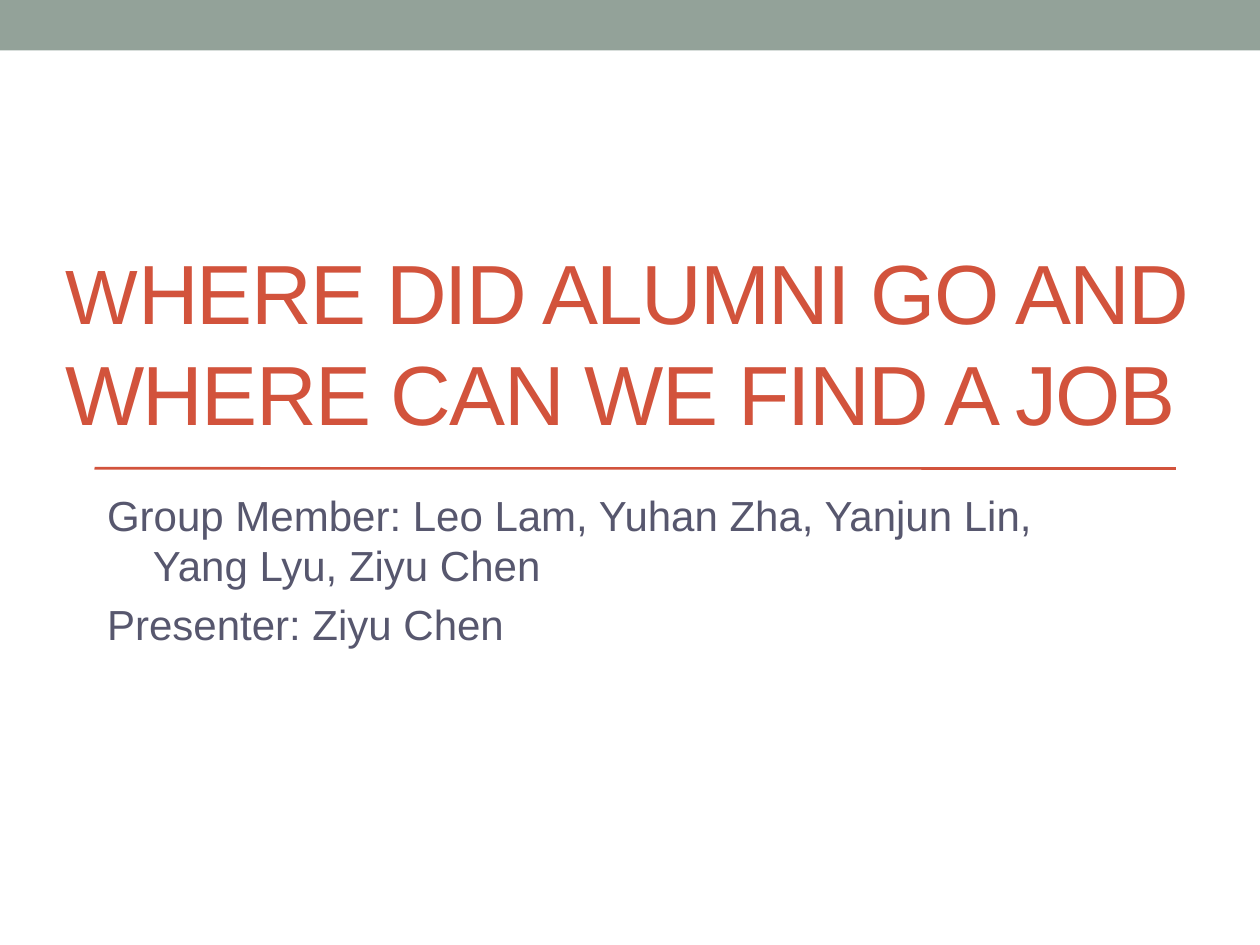
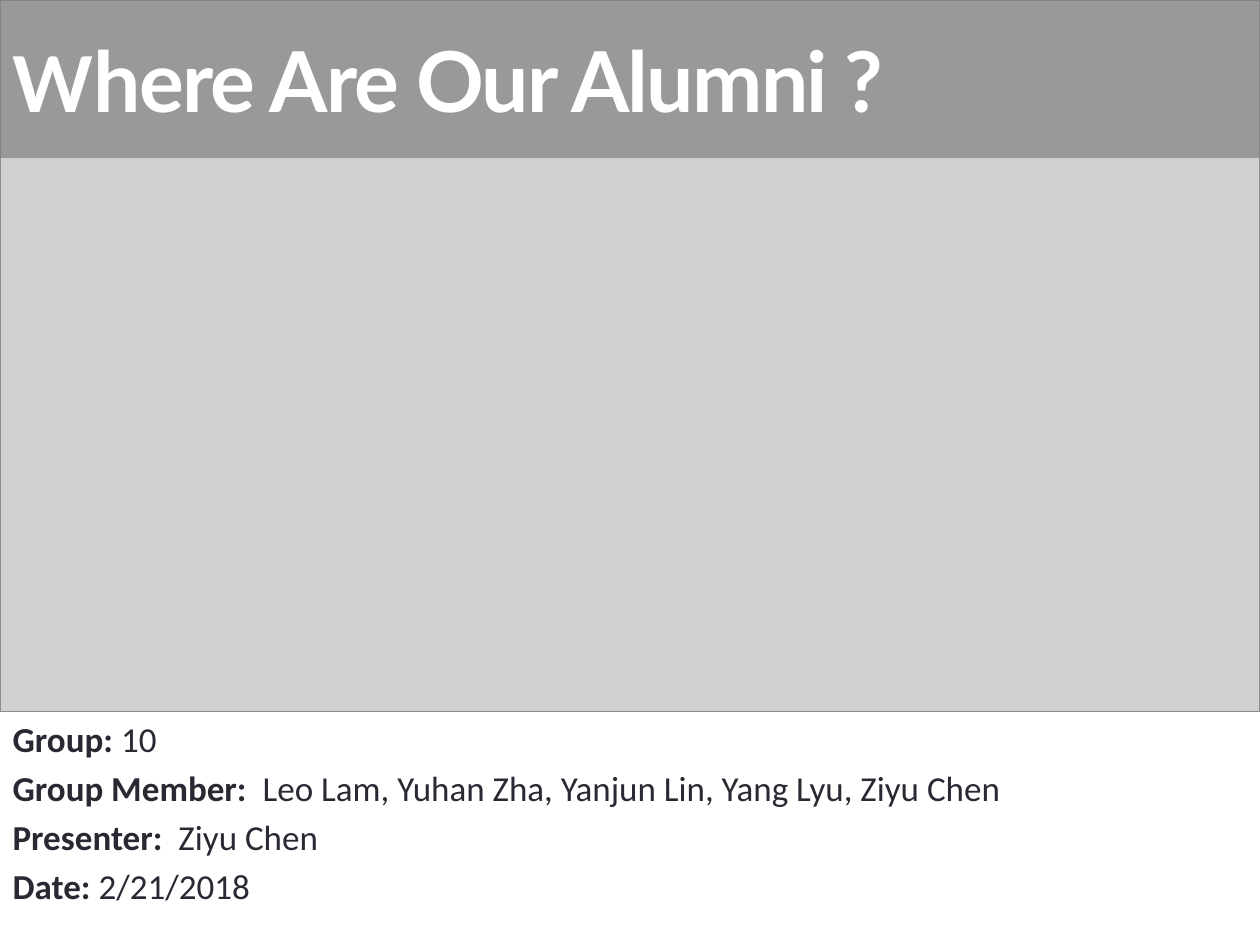
Before and after one commit to yuhanzha/RShiny-Alumni-Employment, a slide deck: slide 1 of doc/R shiny presentation.pptx. Drawn at 1260x945 pixels with LibreOffice and Linux fonts; fonts in the diff are those of the drawing; grey boxes stand for pictures. Boxes give left, top, right and bottom in pixels: in the first picture for what was removed or moved away, otherwise in the second. Text is boxed around its words. In the diff, an @@ line names an element or a change of style, - is before the commit and + after.

Commit message:
Update ppt

```diff
--- a/doc/R shiny presentation.pptx
+++ b/doc/R shiny presentation.pptx
@@ picture added at box(0, 0, 1260, 711) @@
@@ rectangle added at box(0, 0, 1260, 158), fill #808080 at 68% opacity, 48 pt, text #FFFFFF, bold @@
+Where Are Our Alumni ?
@@ title removed at box(65, 265, 1189, 426) @@
-WHERE DID ALUMNI GO AND WHERE CAN WE FIND A JOB
@@ line removed from (94, 469) to (1176, 469) @@
@@ text "Group: 10": place and size @@
-text "Group: 10" at box(107, 500, 1032, 648)
+text "Group: 10" at box(13, 729, 1000, 901)
@@ text at box(13, 729, 156, 758): paragraph added @@
+Group: 10
@@ text at box(13, 776, 1000, 856): size 24 to 20 pt, font Arial to Calibri, text colour #57576E to #292934 in "Group Member: Leo Lam, Yuhan Zha, Yanjun ...", "Presenter: Ziyu Chen"; bold on in "Group Member:", "Presenter:" @@
@@ text at box(13, 874, 250, 901): paragraph added @@
+Date: 2/21/2018
```
